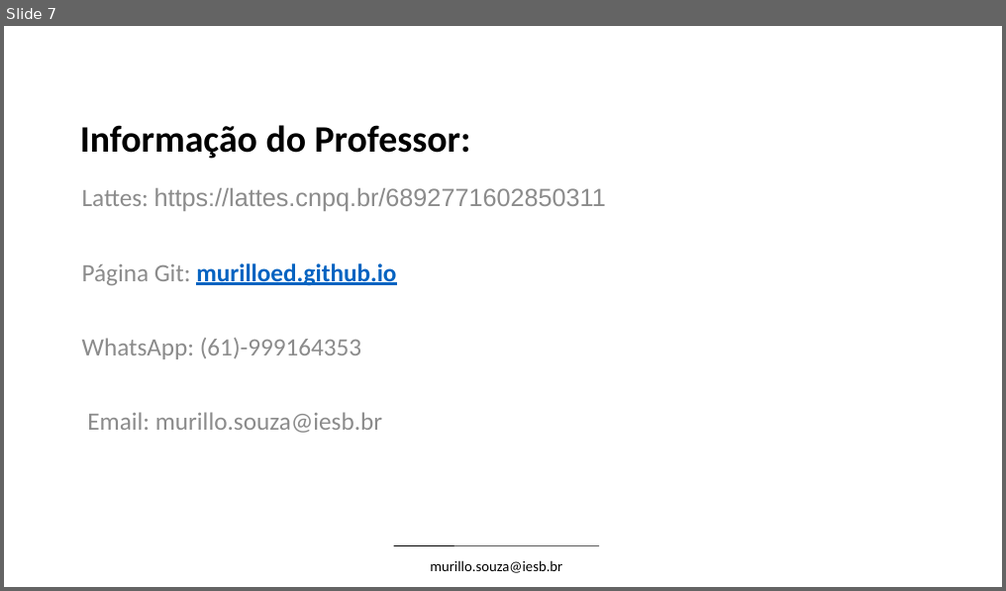
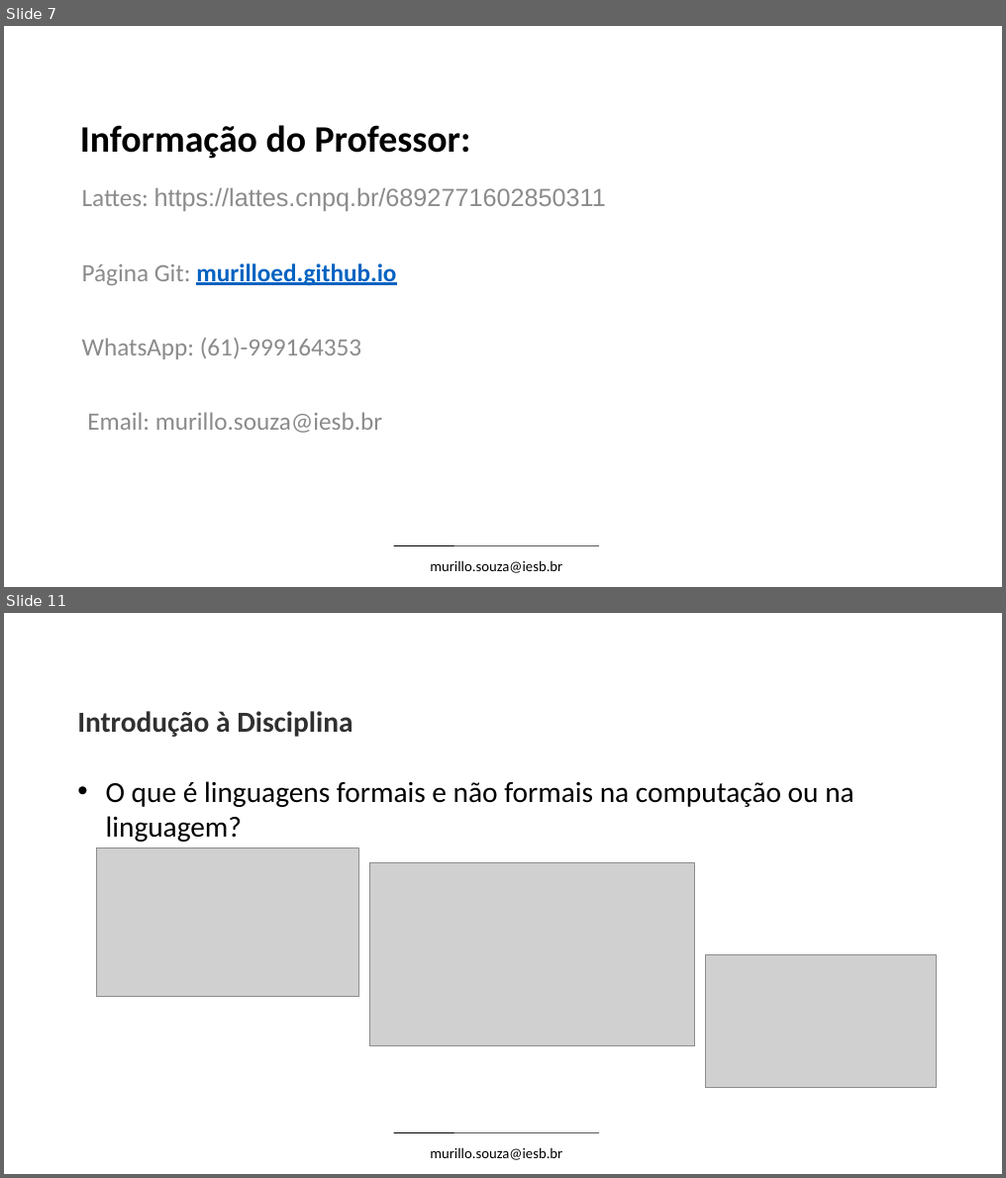
Before and after one commit to Thaynara3/linguagens_formais_e_automatos, a slide deck: conteudo/Unidade_1_Linguagens_Formais_e_Automatos.pptx. Shown one above the other, each under a label of ours: slide 7 before the commit, slides 7 and 11 after it; the slides between them are not shown. The pictures are 1006x591 and 1006x1178 pixels, drawn with LibreOffice and Linux fonts; fonts in the diff are those of the drawing; grey boxes stand for pictures; background and template pictures are left out. Boxes give left, top, right and bottom in pixels: in the first picture for what was removed or moved away, otherwise in the second. Text is boxed around its words. In the diff, an @@ line names an element or a change of style, - is before the commit and + after.

```diff
--- a/conteudo/Unidade_1_Linguagens_Formais_e_Automatos.pptx
+++ b/conteudo/Unidade_1_Linguagens_Formais_e_Automatos.pptx
@@ slide 11 added at (4,613,1002,1174), background #FFFFFF; not listed: 2 template elements that a slide beside it also shows @@
@@ text added at (77,711,853,842), 28 pt, text #000000 @@
+Introdução à Disciplina
+• O que é linguagens formais e não formais na computação ou na linguagem?
@@ picture added at (97,848,358,997) @@
@@ picture added at (369,863,695,1048) @@
@@ picture added at (706,956,936,1088) @@
```
Also in this commit, not shown: 22 other slides added.
